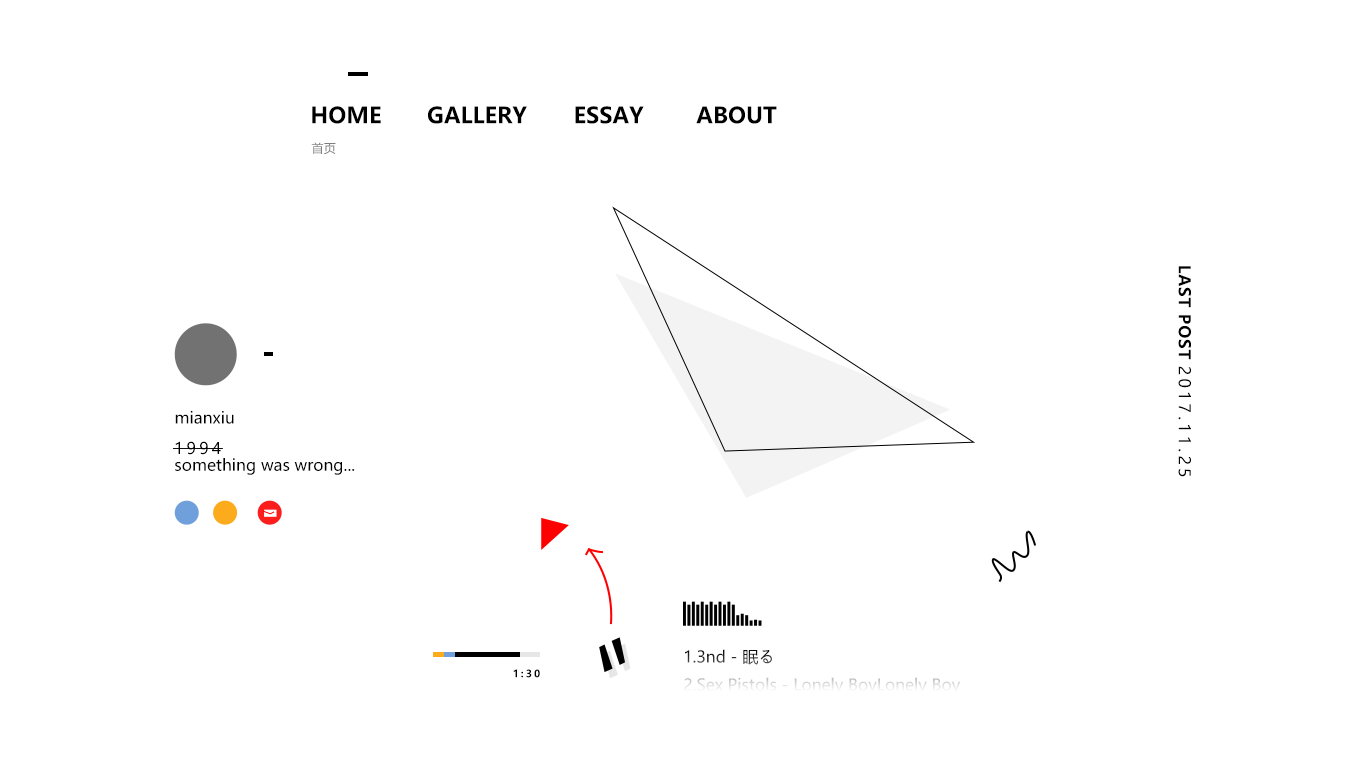
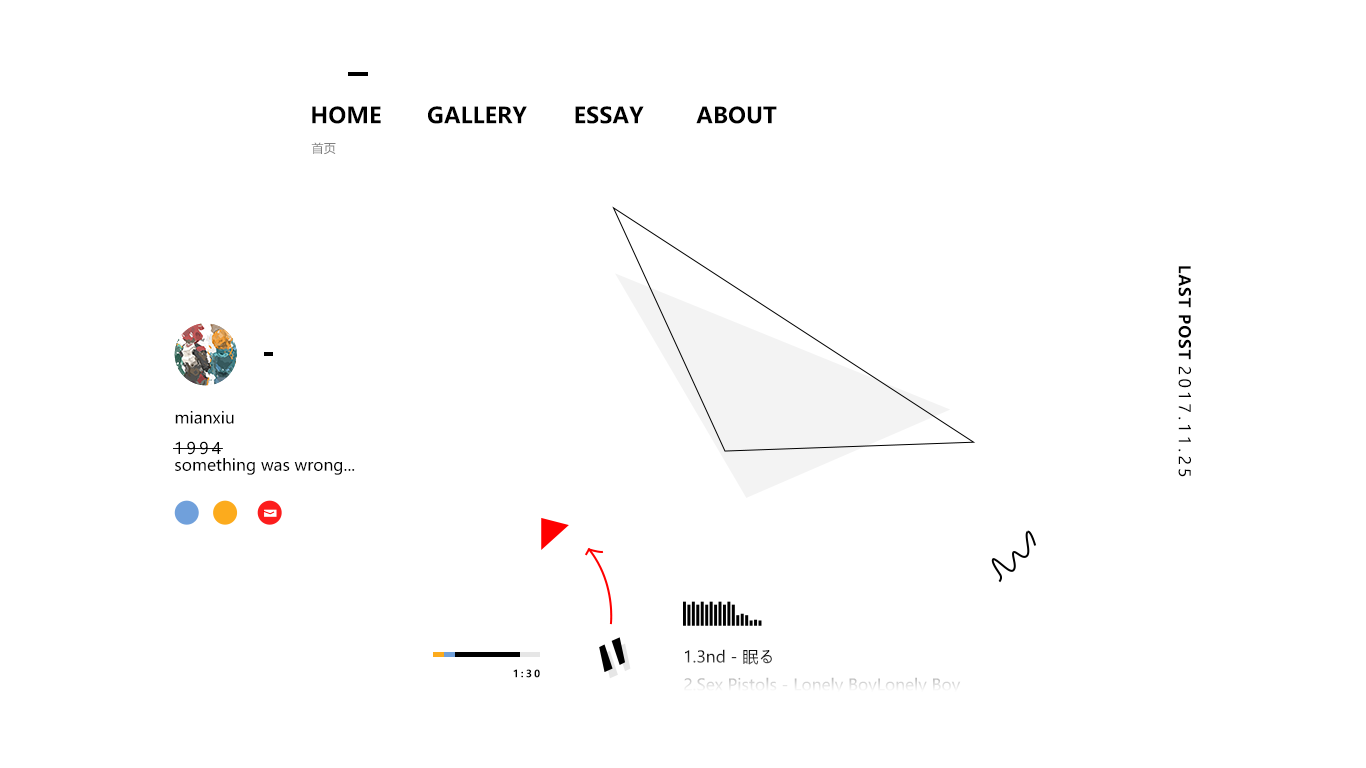
Revision of a layered 1366x768 image; what changed, layer by layer:
added group "img" with 2 layers in group "information" over left=174, top=323, right=237, bottom=386
added layer "20171001" (1st of 2, in "画板 1" › "组 5" › "information" › "img") in group "img" over left=174, top=323, right=237, bottom=386
added layer "椭圆 1" (1st of 2, in "画板 1" › "组 5" › "information" › "img") in group "img" over left=174, top=323, right=237, bottom=386
added group "组 11" with 2 layers in group "information" over left=174, top=323, right=237, bottom=386
added layer "20171001" (2nd of 2, in "画板 1" › "组 5" › "information" › "组 11") in group "组 11" over left=174, top=323, right=237, bottom=386
moved "椭圆 1" (2nd of 2, in "画板 1" › "组 5" › "information" › "组 11") into group "组 11" over left=174, top=323, right=237, bottom=386
